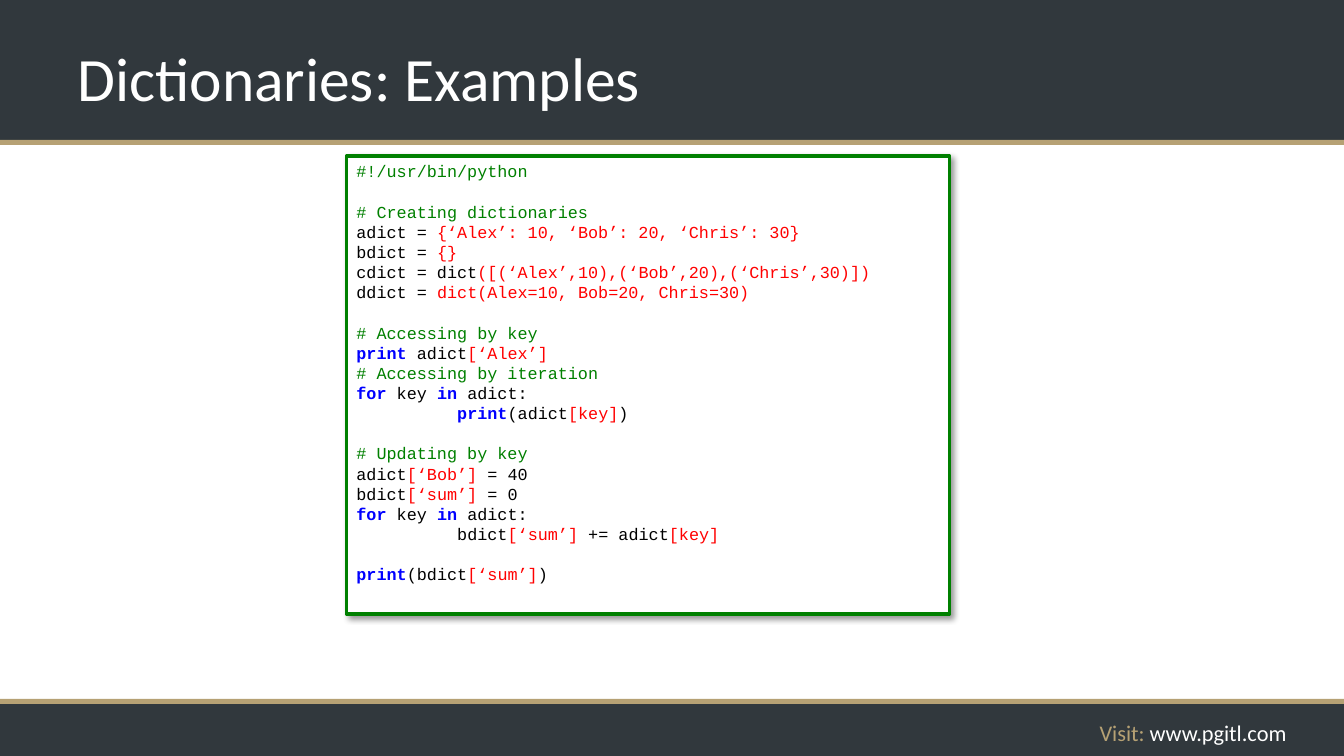
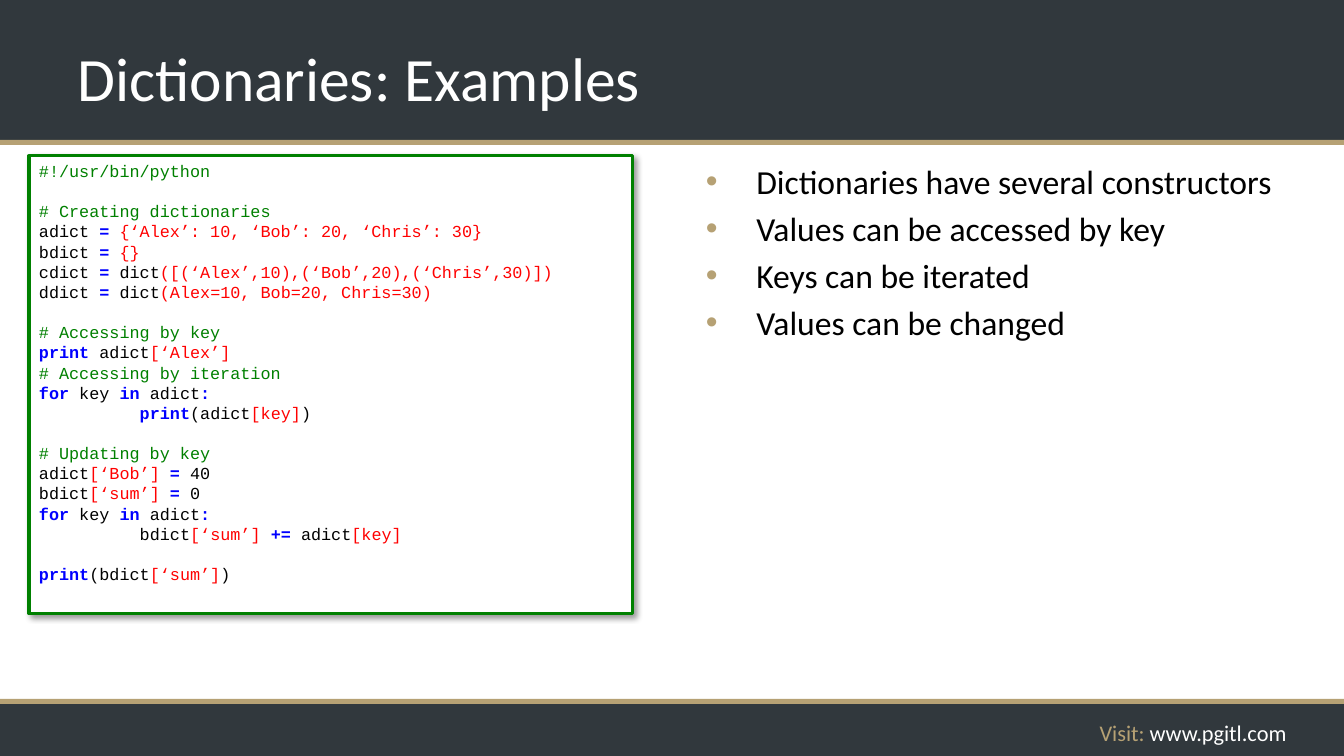
Before and after one commit to rikkouri/project-a, a slide deck: slide 86 of Programming Foundations.pptx. Drawn at 1344x756 pixels with LibreOffice and Linux fonts; fonts in the diff are those of the drawing; background and template pictures are left out. Boxes give left, top, right and bottom in pixels: in the first picture for what was removed or moved away, otherwise in the second. Text is boxed around its words. In the diff, an @@ line names an element or a change of style, - is before the commit and + after.

Commit message:
Improved slides on dictionaries

```diff
--- a/Programming Foundations.pptx
+++ b/Programming Foundations.pptx
@@ rectangle "#!/usr/bin/python": place and size @@
-rectangle "#!/usr/bin/python" at [347, 156, 950, 614]
+rectangle "#!/usr/bin/python" at [29, 156, 632, 614]
@@ text added at [756, 170, 1272, 341], 24 pt, text #000000 @@
+• Dictionaries have several constructors
+• Values can be accessed by key
+• Keys can be iterated
+• Values can be changed
@@ text in rectangle at [39, 225, 553, 544]: text colour #000000 to #0000FF, bold on in "=", "=", "=", "=" and 5 more places; text colour #FF0000 to #000000 in "dict(Alex=10," @@
```
Also in this commit, not shown: 6 other slides changed, 2 slides added, 1 slide removed.
